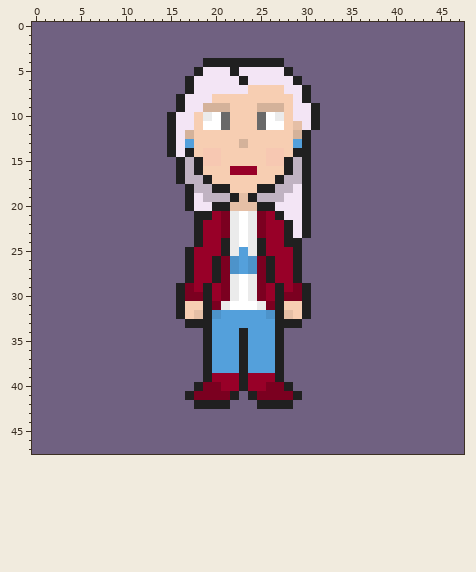
Pixel-art file -- assets/sprites/characters/complete/keia/iddle/keia01_iddle_d.ase. That is the earlier state.
48x48 pixels, 1 frame. Colours within 5 levels of each other are drawn and written as one.
After:
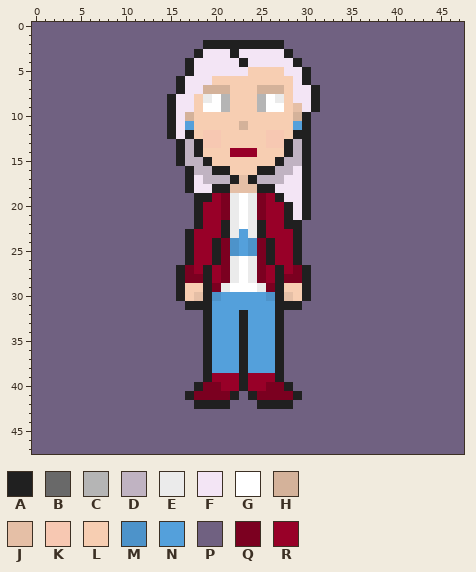
Palette (. is transparent): A #202020  B #696969  C #b5b5b5  D #c0b3c2  E #ebebeb  F #f3e5f5  G #ffffff  H #d4b29a  J #e5bfa6  K #f7c8b2  L #f7ceb2  M #4d93ca  N #54a0db  P #706181  Q #7b0020  R #980028
Author's note on the commit: Adjusted Keia's height on some sprites. Issue #5.
Difference:
y 2: x 19..27 PPPPPPPPP -> AAAAAAAAA
y 3: x 18..28 PPPPPPPPPPP -> AFFFAFFFFFA
y 4: x 17..22 PPAAAA -> AFFFFF; x 24..29 AAAAPP -> FFFFFA
y 5: x 17..18 PA -> AF; x 22 A -> F; x 24..30 FFFFAPP -> LLLLFFA
y 6: x 16..17 PA -> AF; x 20..30 FFFAFFFFFAP -> LLLLLLLLLFA
y 7: x 16..17 PA -> AF; x 19..23 FFFFF -> HHHLL; x 25..28 LLLF -> HHHL; x 30..31 AP -> FA
y 8: x 15..16 PA -> AF; x 18..21 FFLL -> LEGC; x 25..27 LLL -> CGE; x 30..31 AP -> FA
y 9: x 15..16 PA -> AF; x 18..21 FHHH -> LGGC; x 25..27 HHH -> CGG; x 29 F -> J
y 10: x 17 F -> H; x 19..21 EGB -> LLL; x 25..27 BGE -> LLL; x 29..31 FFA -> HAP
y 11: x 17 F -> N; x 19..21 GGB -> LLL; x 23 L -> H; x 25..27 BGG -> LLL; x 29..31 JFA -> NAP
y 12: x 17 H -> A; x 19..20 LL -> KK; x 26..27 LL -> KK; x 29 H -> A
y 13: x 15..20 AFNLLL -> PADAKK; x 23 H -> L; x 26..29 LLLN -> KKAD
y 14: x 15..20 AFALKK -> PADALL; x 22..24 LLL -> RRR; x 26..29 KKLA -> LLAD
y 15: x 18..20 AKK -> DAL; x 26..28 KKA -> LAD
y 16: x 16..29 ADALLLRRRLLLAD -> PADDAALLLAADDF
y 17: x 16..29 ADDALLLLLLLADD -> PAFDDDAJADDDFF
y 18: x 18..19 DD -> FF; x 22..24 LLL -> JJJ; x 27..28 DD -> FF
y 19: x 17..27 AFDDDAJADDD -> PAARQEGEQRA
y 20: x 17..28 AFFAAJJJAAFF -> PARRQEGEQRRA
y 21: x 19 A -> R; x 27..28 AF -> RA
y 22: x 21 Q -> A; x 25 Q -> A; x 29..30 FA -> AP
y 23: x 17..18 PA -> AR; x 21 Q -> A; x 23 G -> N; x 25 Q -> A; x 28..30 AFA -> RAP
y 24: x 17..18 PA -> AR; x 20..26 RAEGEAR -> AQMNMQA; x 28 A -> R
y 25: x 20..22 RAE -> AQM; x 24..26 EAR -> MQA
y 26: x 22..24 MNM -> EGE
y 27: x 16..17 PA -> AQ; x 19..20 RA -> AR; x 22..24 MNM -> EGE; x 26..27 AR -> RA; x 29..30 AP -> QA
y 28: x 16..20 PARRA -> AQQAR; x 26..30 ARRAP -> RAQQA
y 29: x 17..18 QR -> LL; x 20..22 RQE -> QEG; x 24..26 EQR -> GEQ; x 28..29 RQ -> LL
y 30: x 17..18 QQ -> LJ; x 20..26 RQEGEQR -> MNNNNNM; x 28..29 QQ -> JL
y 31: x 16..18 ALL -> PAA; x 20..26 QEGGGEQ -> NNNNNNN; x 28..30 LLA -> AAP
y 32: x 16..18 ALJ -> PPP; x 20 M -> N; x 23 N -> A; x 26 M -> N; x 28..30 JLA -> PPP
y 33: x 17..18 AA -> PP; x 23 N -> A; x 28..29 AA -> PP
Pixel boxes of the changes (left, top, right, bottom) in both pictures:
changed: (167, 40, 320, 328)
